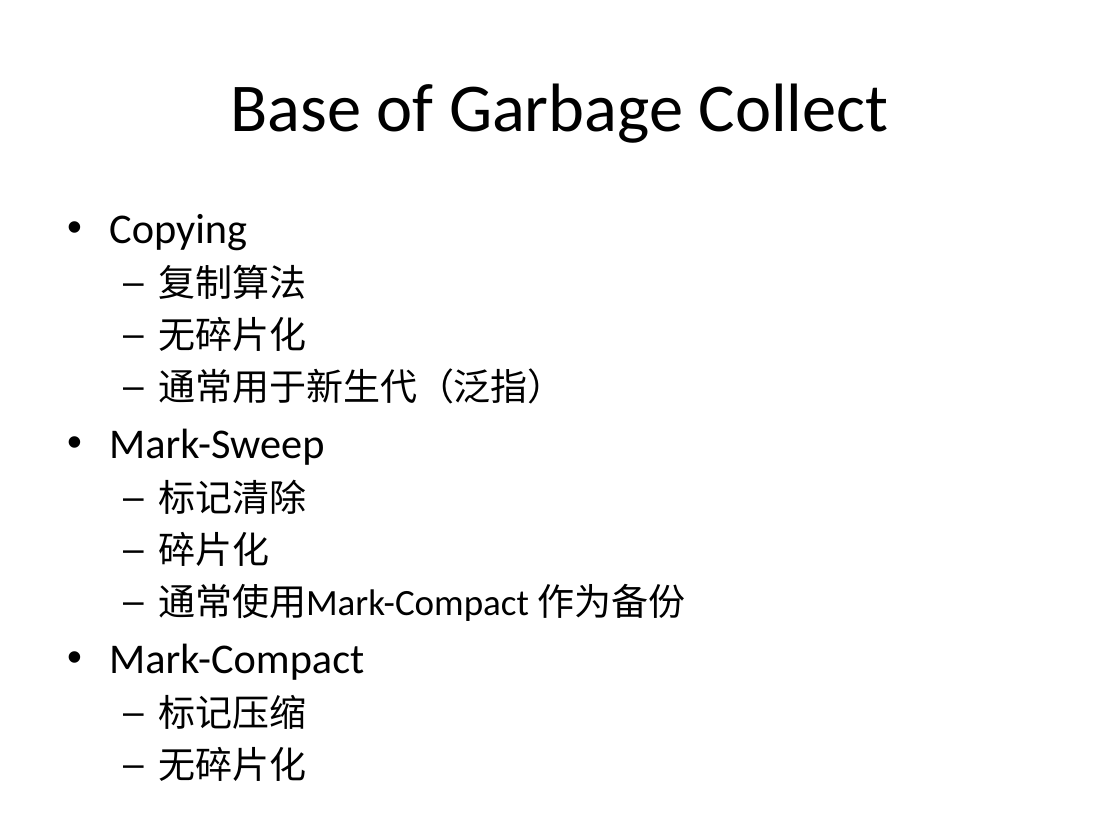
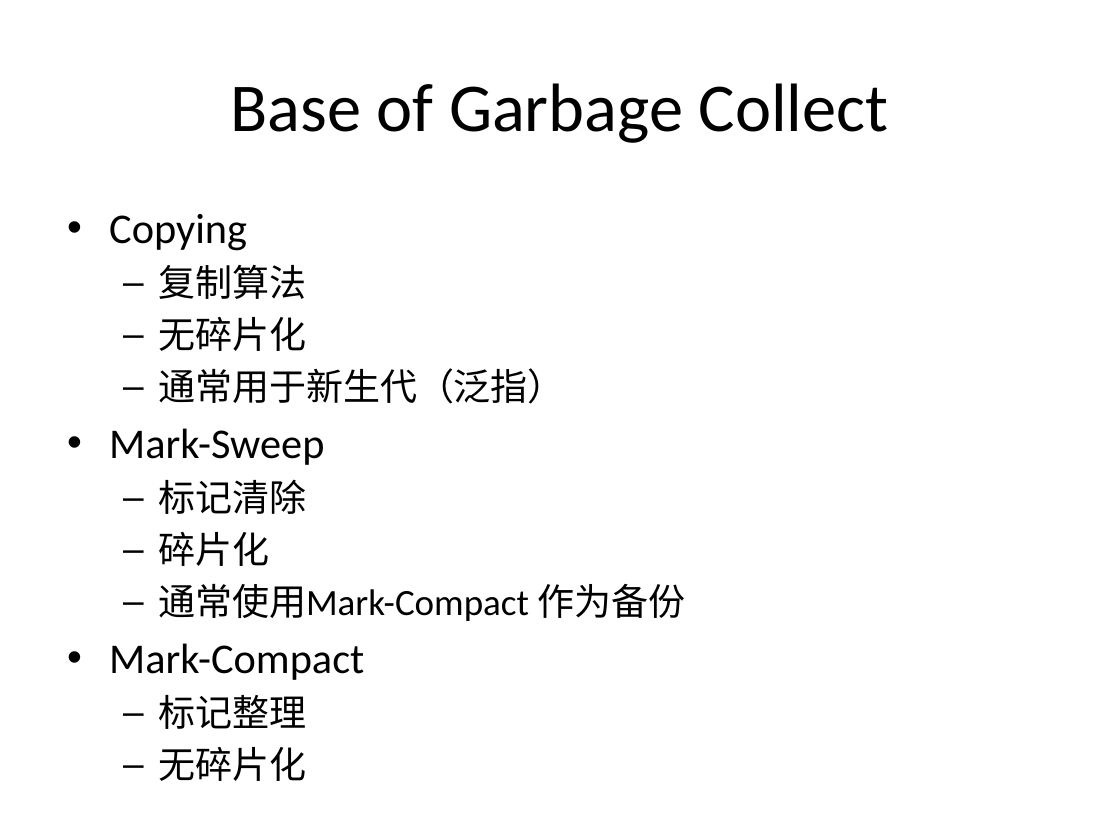
Before and after one commit to cyberdak/gc-hotspotgc, a slide deck: slide 2 of Garbage Collector persent.pptx. Drawn at 1120x840 pixels with LibreOffice and Linux fonts; fonts in the diff are those of the drawing. Boxes give left, top, right and bottom in pixels: in the first picture for what was removed or moved away, otherwise in the second. Text is boxed around its words. In the diff, an @@ line names an element or a change of style, - is before the commit and + after.

```diff
--- a/Garbage Collector persent.pptx
+++ b/Garbage Collector persent.pptx
@@ text at (158,695,306,729): text changed @@
-  – 标记压缩
+  – 标记整理
```
Also in this commit, not shown: 11 other slides changed, 16 slides added, 1 slide removed, 6 other files.
